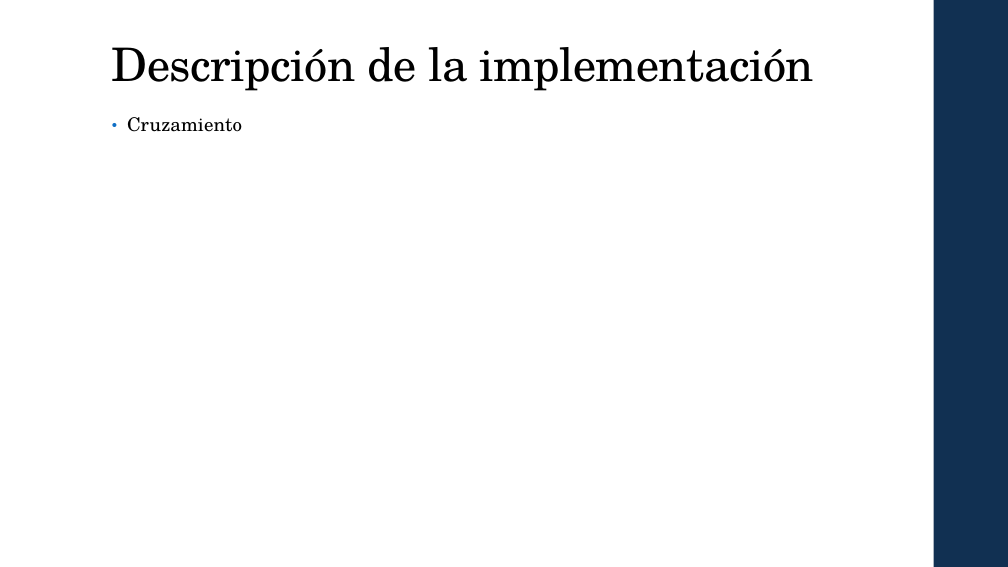
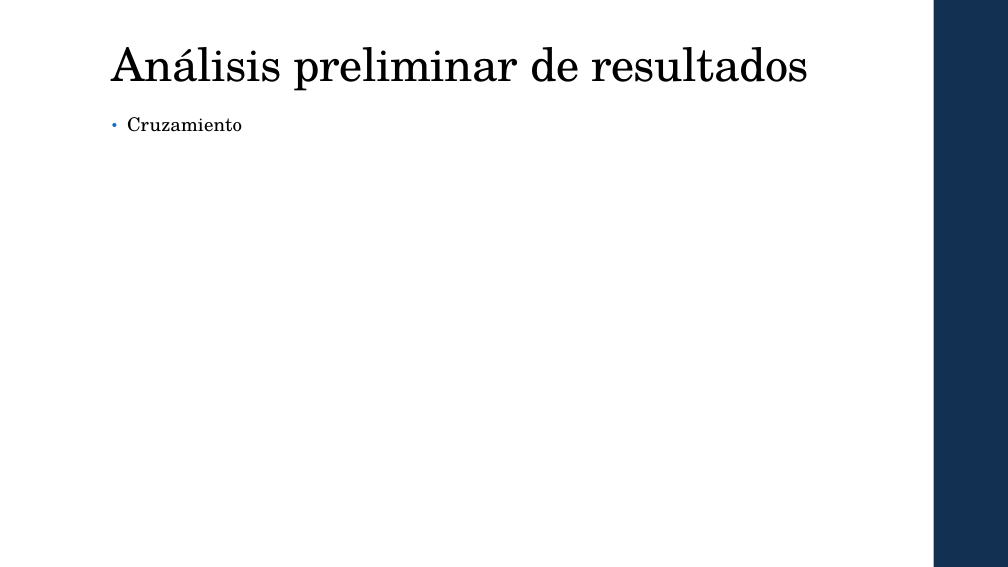
Before and after one commit to Javy011021/prediccion1, a slide deck: slide 13 of ppt/MH_Laura_Javier T2.pptx (slide 11 before the commit). Drawn at 1008x567 pixels with LibreOffice and Linux fonts; fonts in the diff are those of the drawing. Boxes give left, top, right and bottom in pixels: in the first picture for what was removed or moved away, otherwise in the second. Text is boxed around its words. In the diff, an @@ line names an element or a change of style, - is before the commit and + after.

```diff
--- a/ppt/MH_Laura_Javier T2.pptx
+++ b/ppt/MH_Laura_Javier T2.pptx
@@ title at (112,47,809,91): text changed @@
-Descripción de la implementación
+Análisis preliminar de resultados
```
Also in this commit, not shown: 5 other slides changed, 5 slides added, 5 slides removed, 2 other files.
